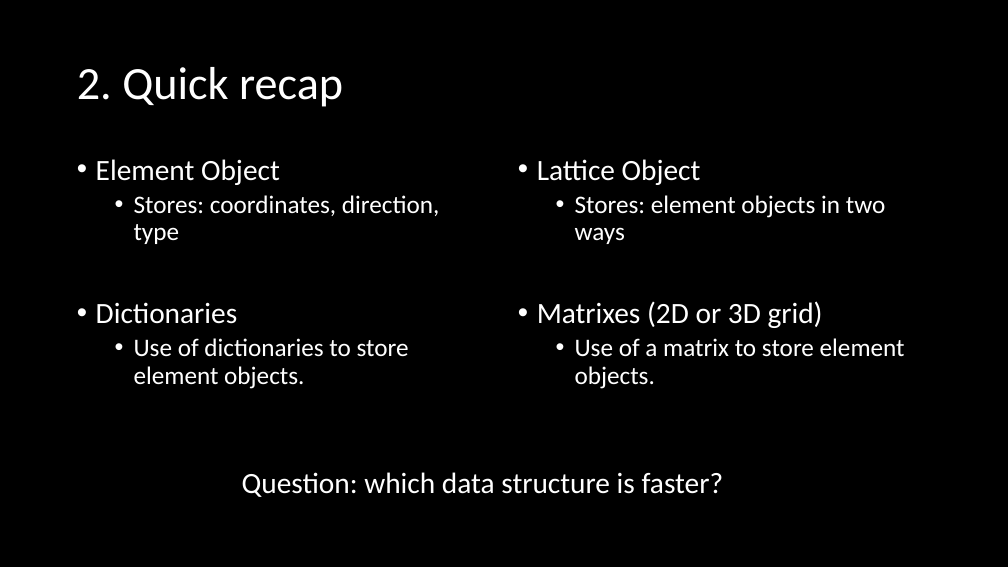
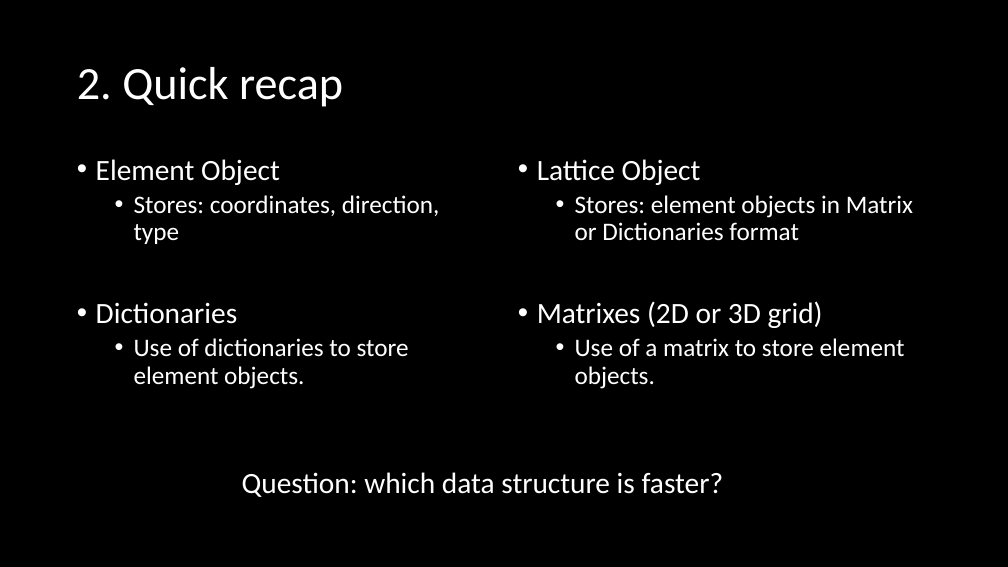
Before and after one commit to Loek21/Protein-Pow-d-er, a slide deck: slide 6 of Documentation/PPP, Week 2, Meeting 1.pptx. Drawn at 1008x567 pixels with LibreOffice and Linux fonts; fonts in the diff are those of the drawing. Boxes give left, top, right and bottom in pixels: in the first picture for what was removed or moved away, otherwise in the second. Text is boxed around its words. In the diff, an @@ line names an element or a change of style, - is before the commit and + after.

```diff
--- a/Documentation/PPP, Week 2, Meeting 1.pptx
+++ b/Documentation/PPP, Week 2, Meeting 1.pptx
@@ text at (x1=575, y1=195, x2=913, y2=241): text changed @@
-  • Stores: element objects in two ways
+  • Stores: element objects in Matrix or Dictionaries format
```
Also in this commit, not shown: 1 other slide changed, 1 other file.
